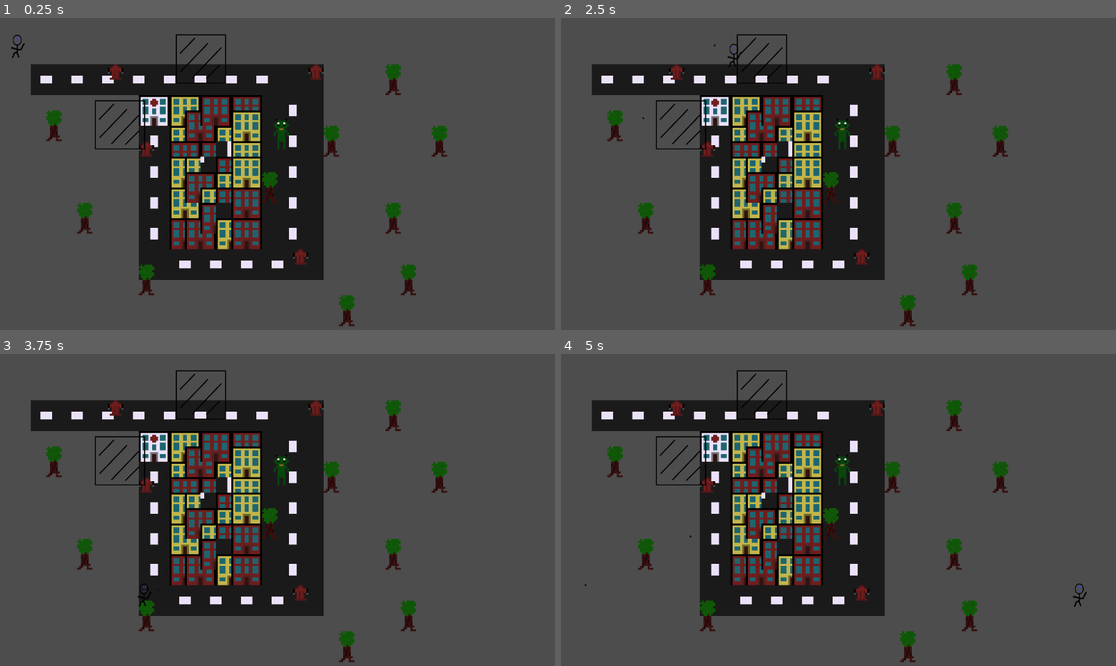
Above: before the commit, frames 1-4 (two rows, left to right).
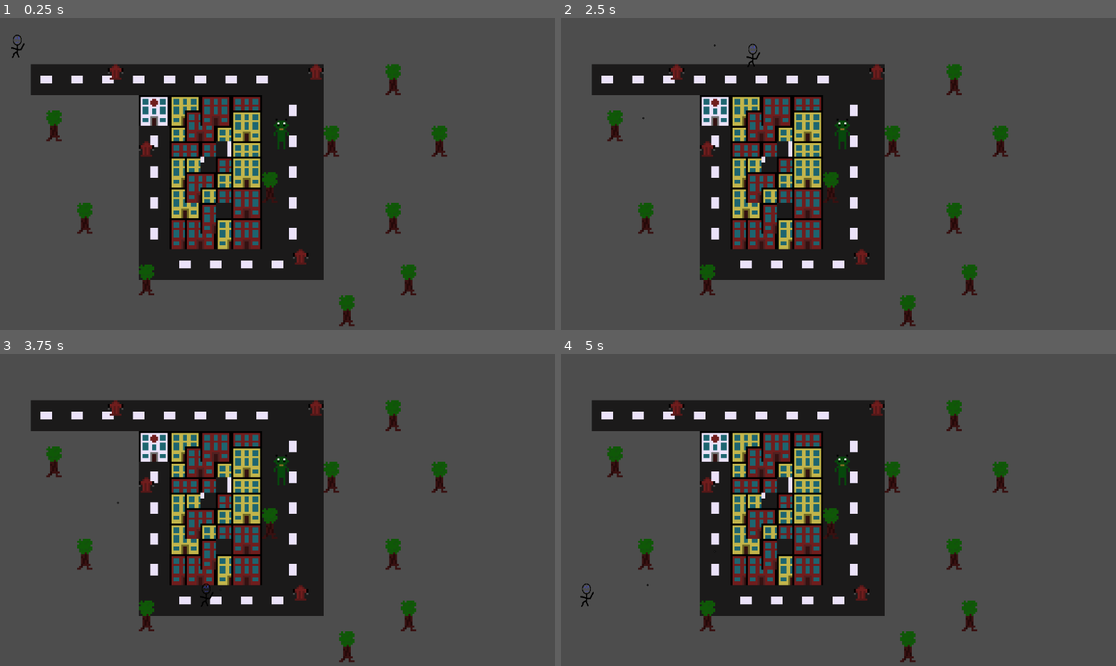
Above: after the commit, the same moments.

Repository: Lila-Kuhlt/Close-Encounters-of-the-Jeff-Kind
Game: Godot game, scene res://scenes/World.tscn
Same seed, same stepped clock (60 frames per second), same inputs: the game is played once before the commit and once after it.
Inputs:
- Up to frame 1 (0.25 s): no input
- Up to frame 2 (2.5 s): tap Enter at 0.5 s; hold D (right) 0.53-1.28 s; tap Space (shoot) at 0.6, 1.35, 2.1 s; hold S (down) 1.28-2.03 s; hold D (right) from 2.03 s (still down)
- Up to frame 3 (3.75 s): release D (right) at 2.78 s; hold W (up) 2.78-3.53 s; tap Space (shoot) at 2.85, 3.6 s; hold A (left) from 3.53 s (still down)
- Up to frame 4 (5 s): keep holding A (left); tap Space (shoot) at 4.35 s

The runs differ from the first frame. In frame 1, 0.4% of the frame differs, in the area x 17-41%, y 5-43%; in frame 2, 0.5%; in frame 3, 0.5%; in frame 4, 0.5%, in the area x 3-95%, y 5-82%.

Commit message:
Remove `Block`

Diff:
--- a/godot/scenes/Block.tscn
+++ /dev/null
@@ -1,16 +0,0 @@
-[gd_scene load_steps=3 format=3 uid="uid://b4jyvomdeeaui"]
-
-[ext_resource type="Texture2D" uid="uid://d0joimhkv1ikr" path="res://assets/block.png" id="1_rdqty"]
-
-[sub_resource type="RectangleShape2D" id="RectangleShape2D_3817d"]
-size = Vector2(106, 103)
-
-[node name="Block" type="StaticBody2D"]
-
-[node name="CollisionShape2D" type="CollisionShape2D" parent="."]
-position = Vector2(0, -0.5)
-shape = SubResource("RectangleShape2D_3817d")
-
-[node name="Sprite2D" type="Sprite2D" parent="."]
-scale = Vector2(0.225108, 0.225108)
-texture = ExtResource("1_rdqty")
--- a/godot/scenes/World.tscn
+++ b/godot/scenes/World.tscn
@@ -1,10 +1,9 @@
-[gd_scene load_steps=10 format=3 uid="uid://bbquwrshbt744"]
+[gd_scene load_steps=9 format=3 uid="uid://bbquwrshbt744"]
 
 [ext_resource type="Texture2D" uid="uid://dtljv0yknrayy" path="res://assets/ground-tileset.png" id="1_mf6op"]
 [ext_resource type="PackedScene" uid="uid://c7xru3o3piygv" path="res://scenes/Player.tscn" id="1_q82cg"]
 [ext_resource type="Texture2D" uid="uid://ch7b2bs8cd3ki" path="res://assets/object-tileset.png" id="2_faexy"]
-[ext_resource type="PackedScene" uid="uid://b4jyvomdeeaui" path="res://scenes/Block.tscn" id="2_q7lky"]
-[ext_resource type="PackedScene" uid="uid://c1as0gdst78bv" path="res://scenes/Alien.tscn" id="5_qx0gr"]
+[ext_resource type="PackedScene" path="res://scenes/Alien.tscn" id="5_qx0gr"]
 
 [sub_resource type="TileSetAtlasSource" id="TileSetAtlasSource_me0c7"]
 resource_name = "ground1"
@@ -116,11 +115,5 @@
 y_sort_enabled = true
 position = Vector2(36, 58)
 
-[node name="Block" parent="." instance=ExtResource("2_q7lky")]
-position = Vector2(417, 85)
-
-[node name="Block2" parent="." instance=ExtResource("2_q7lky")]
-position = Vector2(249, 222)
-
 [node name="Alien" parent="." instance=ExtResource("5_qx0gr")]
 position = Vector2(584, 241)
